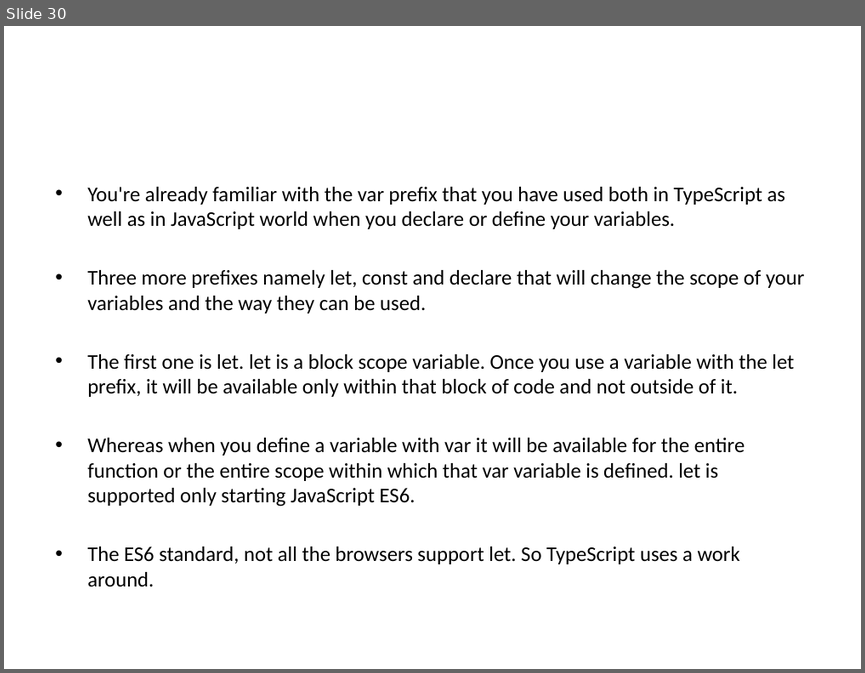
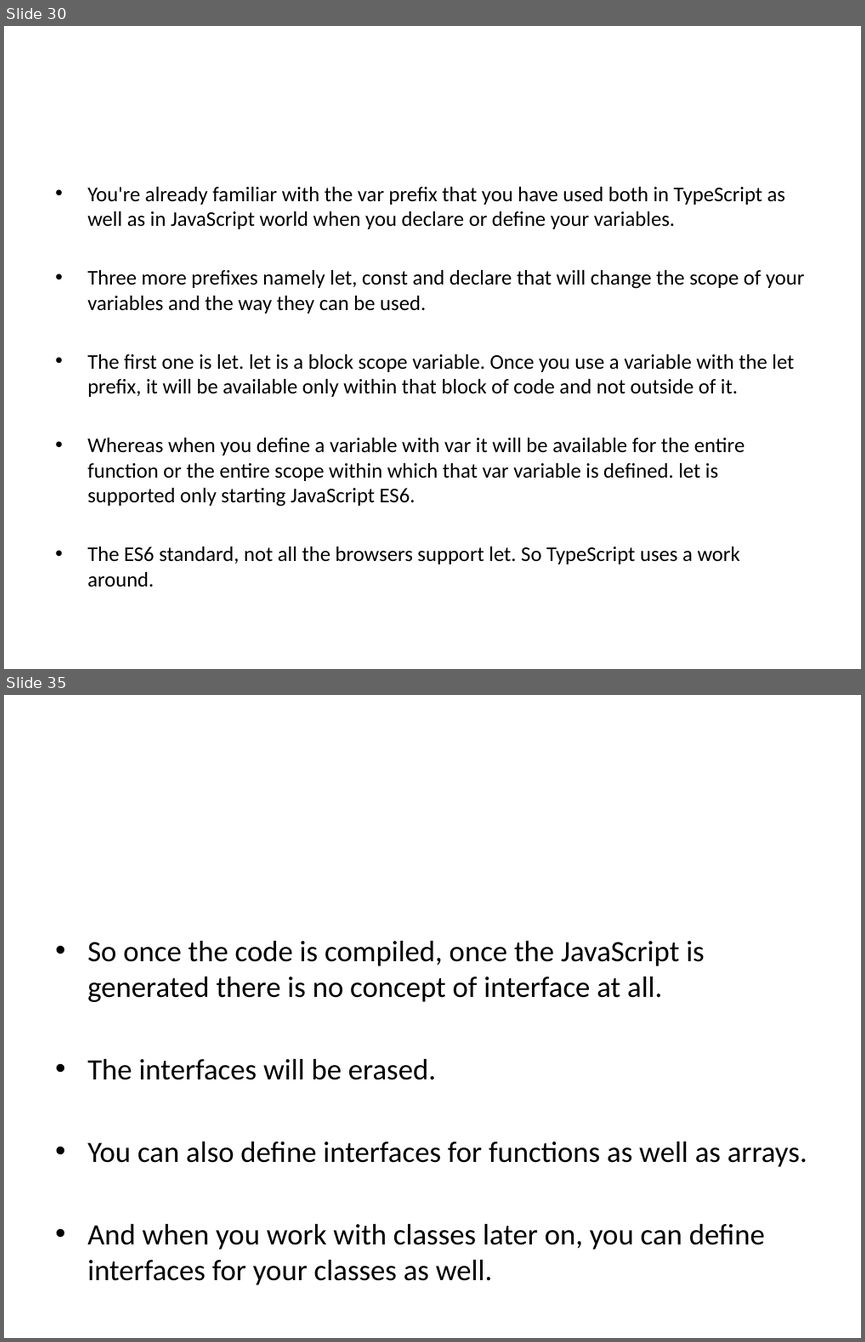
Before and after one commit to rameshcoderepository/typescript, a slide deck: Angular_Presentation.pptx. Shown one above the other, each under a label of ours: slide 30 before the commit, slides 30 and 35 after it; the slides between them are not shown. The pictures are 865x673 and 865x1342 pixels, drawn with LibreOffice and Linux fonts; fonts in the diff are those of the drawing. Boxes give left, top, right and bottom in pixels: in the first picture for what was removed or moved away, otherwise in the second. Text is boxed around its words. In the diff, an @@ line names an element or a change of style, - is before the commit and + after.

```diff
--- a/Angular_Presentation.pptx
+++ b/Angular_Presentation.pptx
@@ slide 35 added at [4, 695, 861, 1338], background #FFFFFF @@
@@ text added at [87, 941, 807, 1281], 24.8 pt, text #000000 @@
+• So once the code is compiled, once the JavaScript is generated there is no concept of interface at all.
+• The interfaces will be erased.
+• You can also define interfaces for functions as well as arrays.
+• And when you work with classes later on, you can define interfaces for your classes as well.
```
Also in this commit, not shown: 24 other slides added, 24 slides removed, 28 other files.
